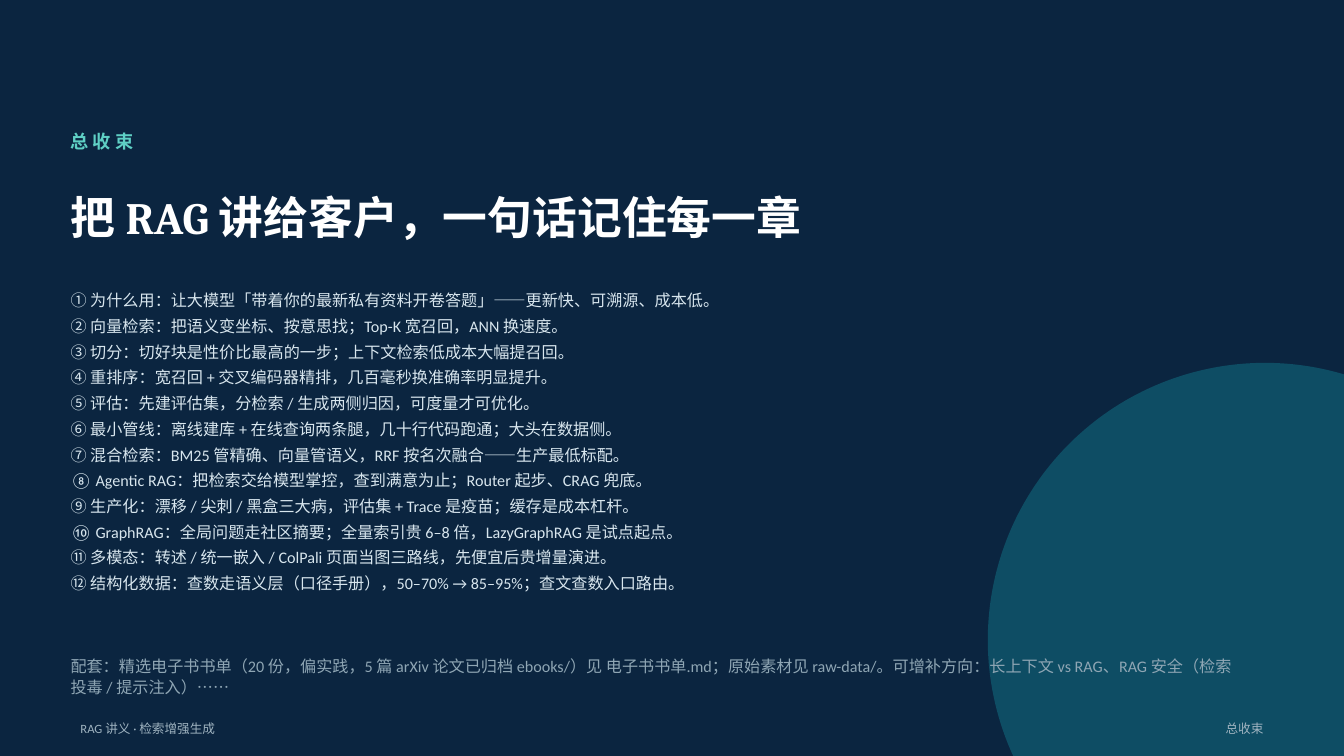
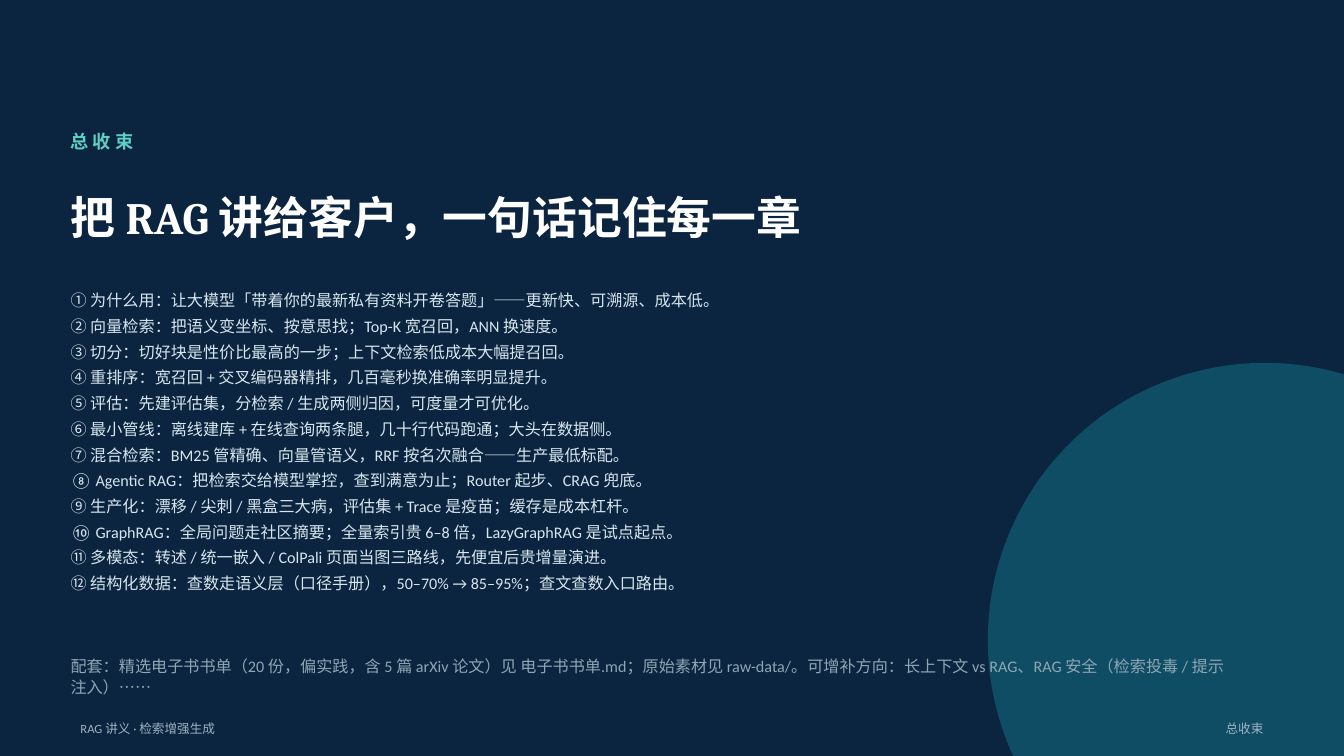
Before and after one commit to jasonlijiaxiang/myailearning-claudecode, a slide deck: slide 125 of PPT-version/RAG/RAG-讲义.pptx. Drawn at 1344x756 pixels with LibreOffice and Linux fonts; fonts in the diff are those of the drawing. Boxes give left, top, right and bottom in pixels: in the first picture for what was removed or moved away, otherwise in the second. Text is boxed around its words. In the diff, an @@ line names an element or a change of style, - is before the commit and + after.

```diff
--- a/PPT-version/RAG/RAG-讲义.pptx
+++ b/PPT-version/RAG/RAG-讲义.pptx
@@ text at <box>71,658,1224,694</box>: text changed @@
-配套：精选电子书书单（20 份，偏实践，5 篇 arXiv 论文已归档 ebooks/）见 电子书书单.md；原始素材见 raw-data/。可增补方向：长上下文 vs RAG、RAG 安全（检索投毒 / 提示注入）……
+配套：精选电子书书单（20 份，偏实践，含 5 篇 arXiv 论文）见 电子书书单.md；原始素材见 raw-data/。可增补方向：长上下文 vs RAG、RAG 安全（检索投毒 / 提示注入）……
```
Also in this commit, not shown: 20 other files.
